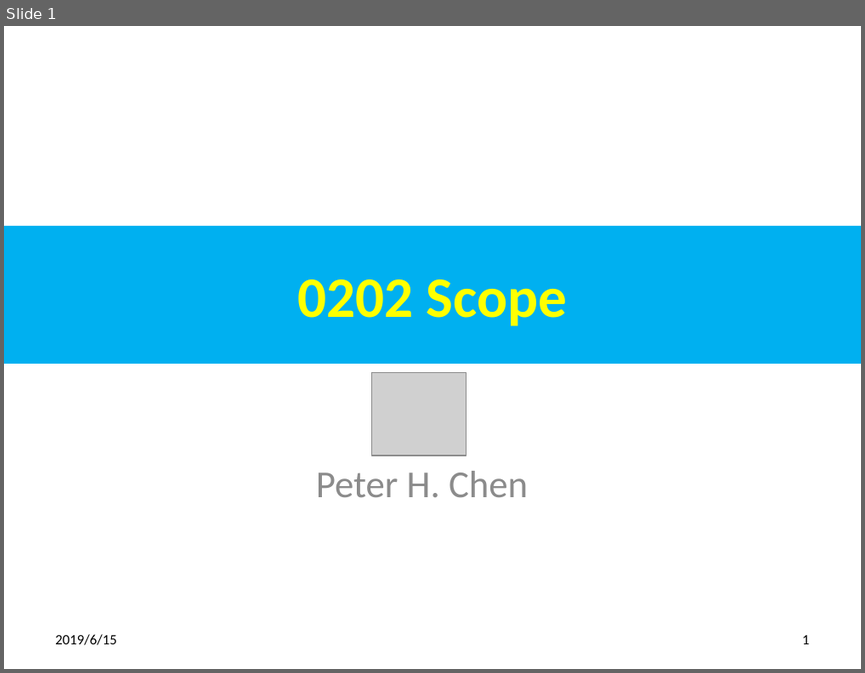
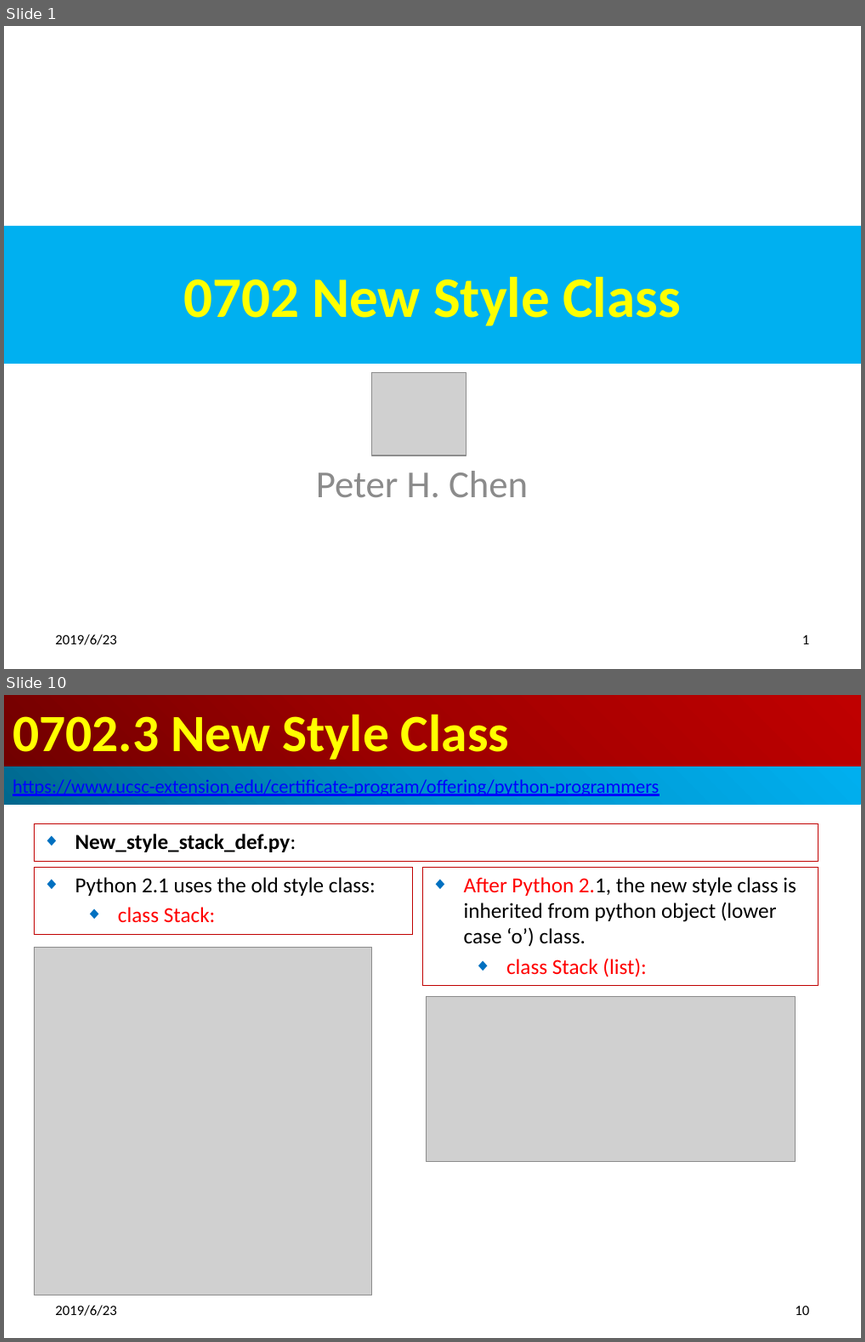
Before and after one commit to pchen0723/700-Python-Adv, a slide deck: 07_OverrideClass/0902_Class.pptx. Shown one above the other, each under a label of ours: slide 1 before the commit, slides 1 and 10 after it; the slides between them are not shown. The pictures are 865x673 and 865x1342 pixels, drawn with LibreOffice and Linux fonts; fonts in the diff are those of the drawing; grey boxes stand for pictures. Boxes give left, top, right and bottom in pixels: in the first picture for what was removed or moved away, otherwise in the second. Text is boxed around its words. In the diff, an @@ line names an element or a change of style, - is before the commit and + after.

```diff
--- a/07_OverrideClass/0902_Class.pptx
+++ b/07_OverrideClass/0902_Class.pptx
@@ slide 10 added at (4,695,861,1338), background #FFFFFF @@
@@ title added at (4,695,861,767), fill gradient #720000 to #A20000 to #C00000, 44 pt, text #FFFF00, bold @@
+0702.3 New Style Class
@@ rectangle added at (4,767,861,805), fill gradient #00688E to #0094CA to #00B0F0, 16 pt, text #0000FF, underline @@
+  https://www.ucsc-extension.edu/certificate-program/offering/python-programmers
@@ subtitle added at (34,823,818,862), outline #C00000 0.75 pt, 18 pt, text #000000, bold @@
+◆ New_style_stack_def.py:
@@ rectangle added at (34,868,412,935), outline #C00000 0.75 pt, 18 pt, text #000000 @@
+◆ Python 2.1 uses the old style class:
+  ◆ class Stack:
@@ rectangle added at (423,868,818,986), outline #C00000 0.75 pt, 18 pt, text #000000 @@
+◆ After Python 2.1, the new style class is inherited from python object (lower case ‘o’) class.
+  ◆ class Stack (list):
@@ picture added at (34,947,371,1295) @@
@@ picture added at (426,997,794,1161) @@
@@ text added at (55,1304,116,1315), 12 pt, text #000000 @@
+2019/6/23
@@ page number added at (794,1305,809,1315), 12 pt, text #000000 @@
+10
@@ slide 1 changed as well @@
@@ title at (183,277,681,326): text changed @@
-0202 Scope
+0702 New Style Class
@@ text at (55,634,116,645): text changed @@
-2019/6/15
+2019/6/23
```
Also in this commit, not shown: 2 other slides changed, 29 other slides added, 17 other files.
